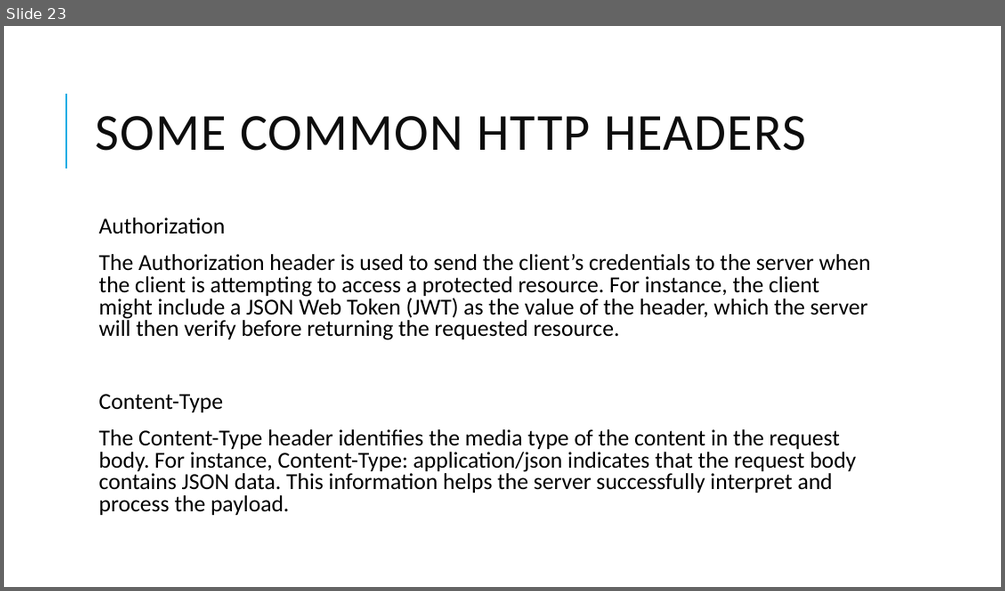
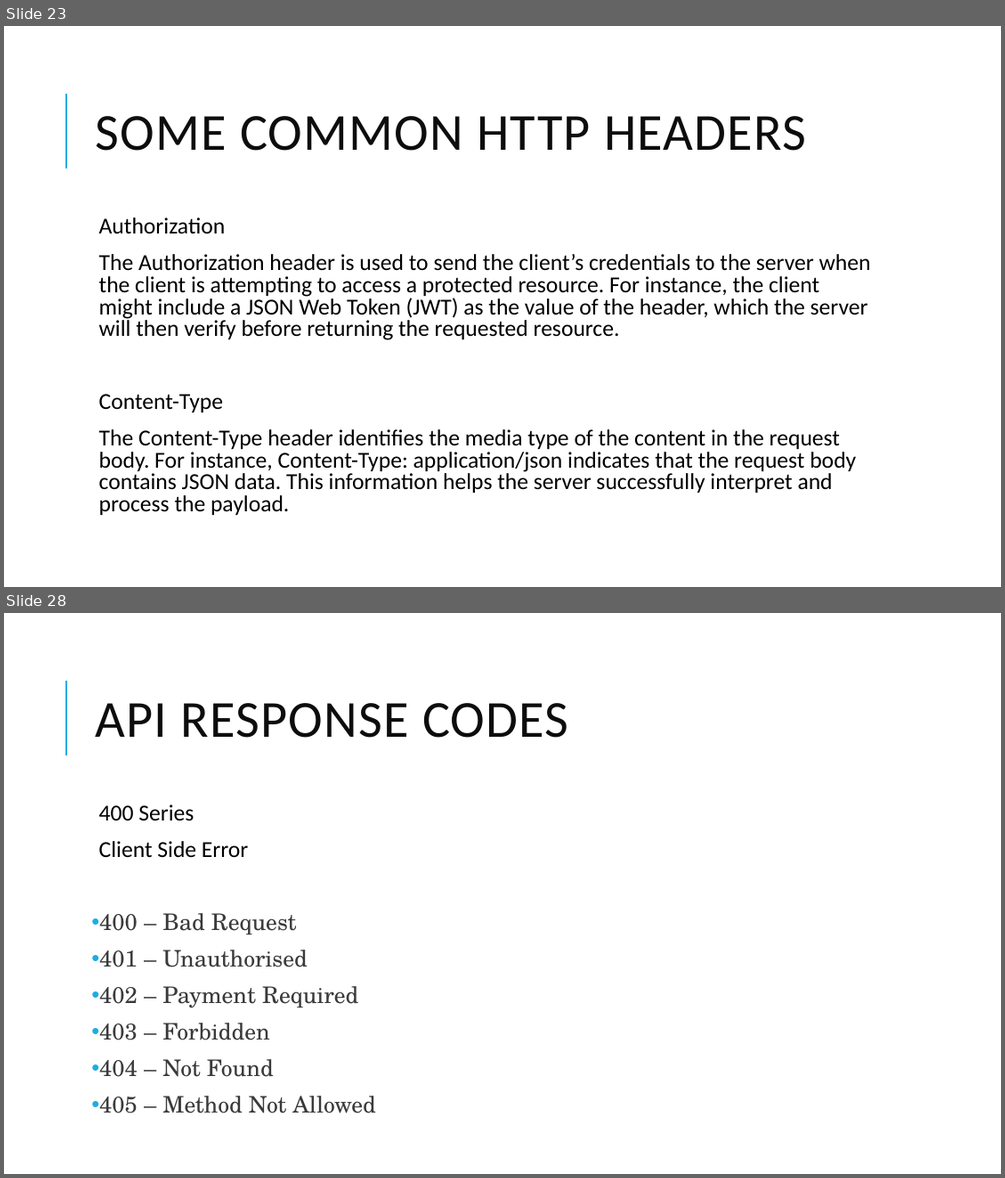
Before and after one commit to skandhwa/API-Automation-Batch1, a slide deck: API Testing.pptx. Shown one above the other, each under a label of ours: slide 23 before the commit, slides 23 and 28 after it; the slides between them are not shown. The pictures are 1005x591 and 1005x1178 pixels, drawn with LibreOffice and Linux fonts; fonts in the diff are those of the drawing. Boxes give left, top, right and bottom in pixels: in the first picture for what was removed or moved away, otherwise in the second. Text is boxed around its words. In the diff, an @@ line names an element or a change of style, - is before the commit and + after.

```diff
--- a/API Testing.pptx
+++ b/API Testing.pptx
@@ slide 28 added at [4,613,1001,1174], background #FFFFFF; not listed: 1 template element that a slide beside it also shows @@
@@ title added at [95,703,568,738], 50 pt, text #0D0D0D @@
+API RESPONSE CODES
@@ text added at [99,804,375,1113], 22 pt, text #3A3A3A @@
+  400 Series
+  Client Side Error
+• 400 – Bad Request
+• 401 – Unauthorised
+• 402 – Payment Required
+• 403 – Forbidden
+• 404 – Not Found
+• 405 – Method Not Allowed
```
Also in this commit, not shown: 6 other slides added.
